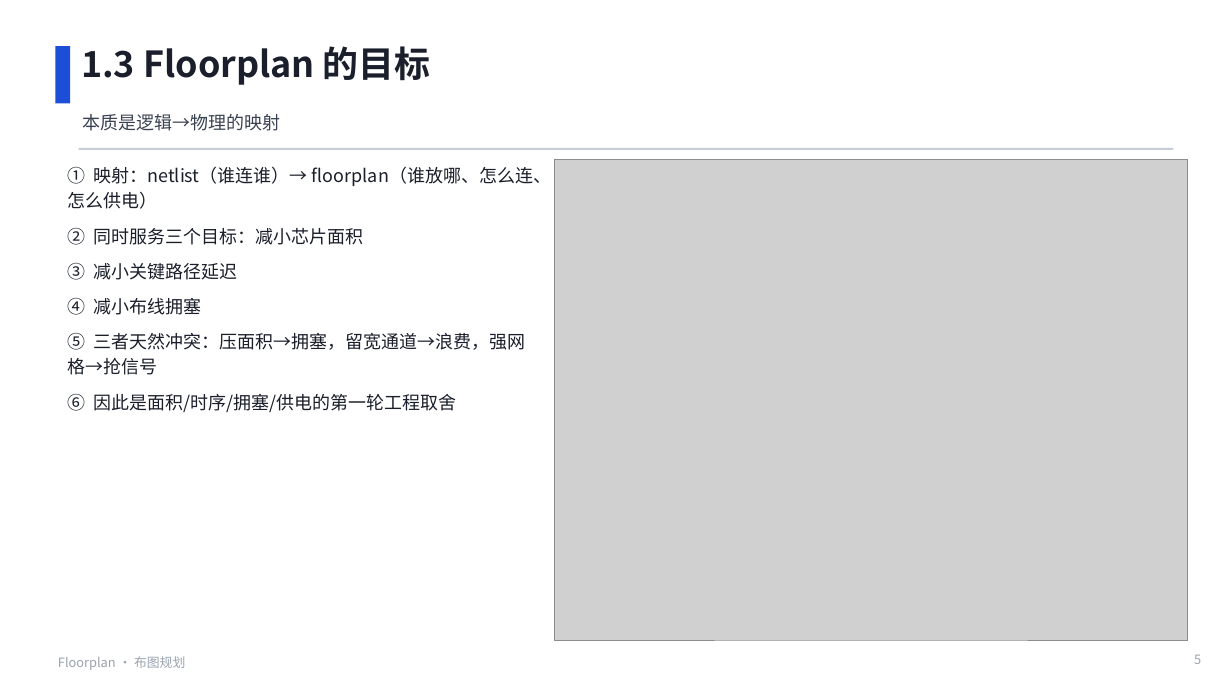
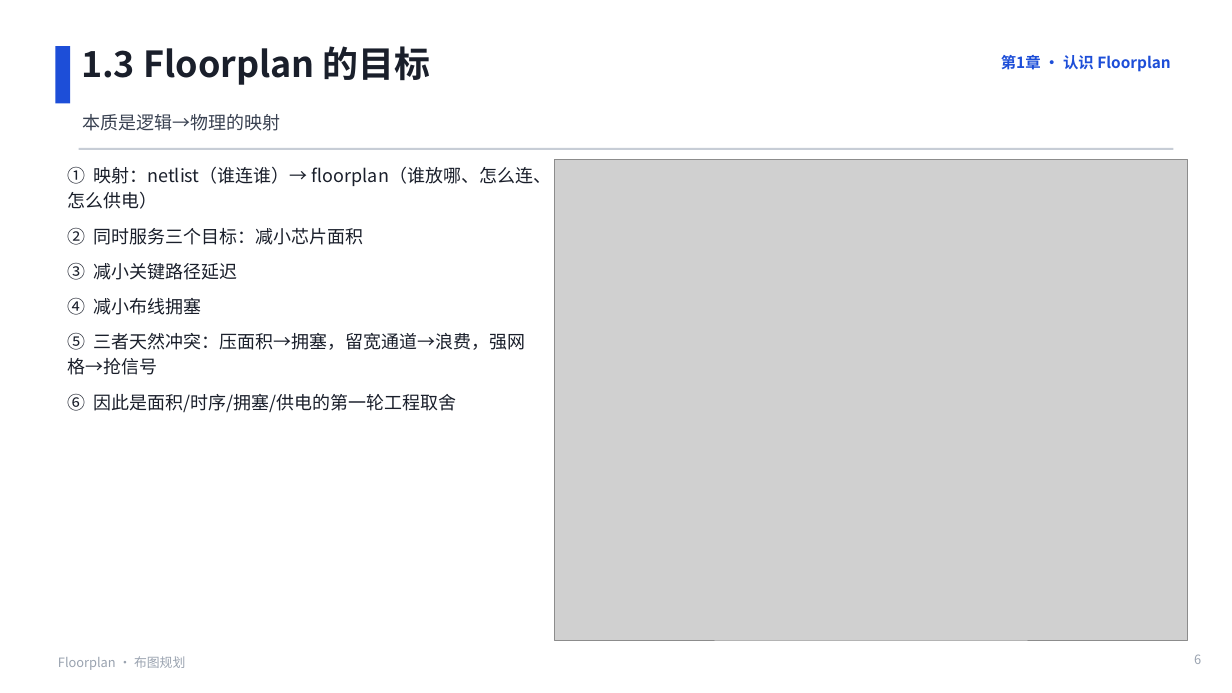
Before and after one commit to JinChengZ18/IC_Learning_Material, a slide deck: slide 6 of IC_Backend_Notes/slides/05_Floorplan.pptx (slide 5 before the commit). Drawn at 1232x693 pixels with LibreOffice and Linux fonts; fonts in the diff are those of the drawing; grey boxes stand for pictures. Boxes give left, top, right and bottom in pixels: in the first picture for what was removed or moved away, otherwise in the second. Text is boxed around its words. In the diff, an @@ line names an element or a change of style, - is before the commit and + after.

```diff
--- a/IC_Backend_Notes/slides/05_Floorplan.pptx
+++ b/IC_Backend_Notes/slides/05_Floorplan.pptx
@@ text added at [1001, 55, 1170, 72], 12 pt, text #1D4ED8, bold @@
+第1章 · 认识 Floorplan
```
Also in this commit, not shown: 25 other slides changed, 5 slides added, 34 other files.
